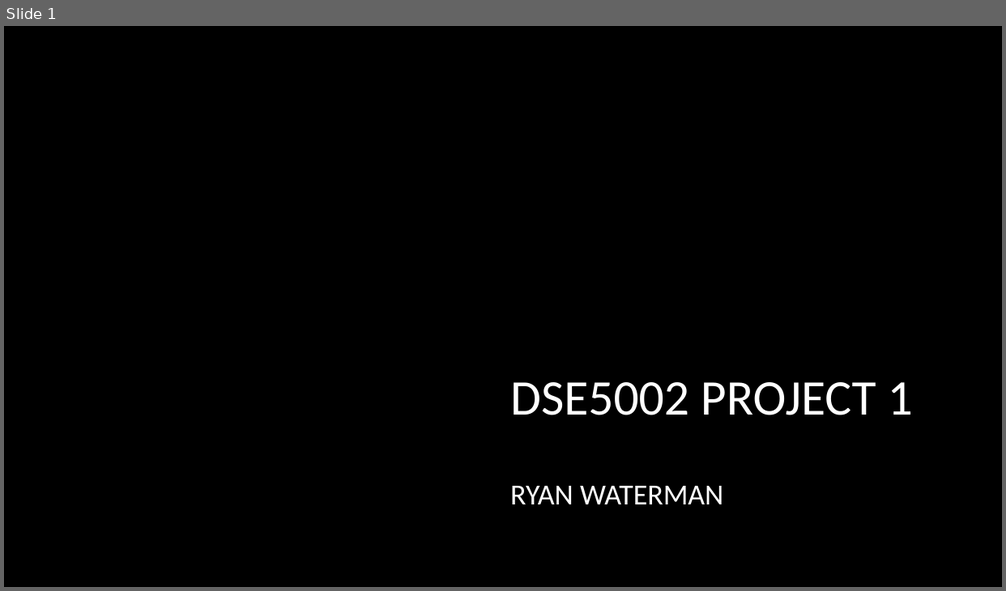
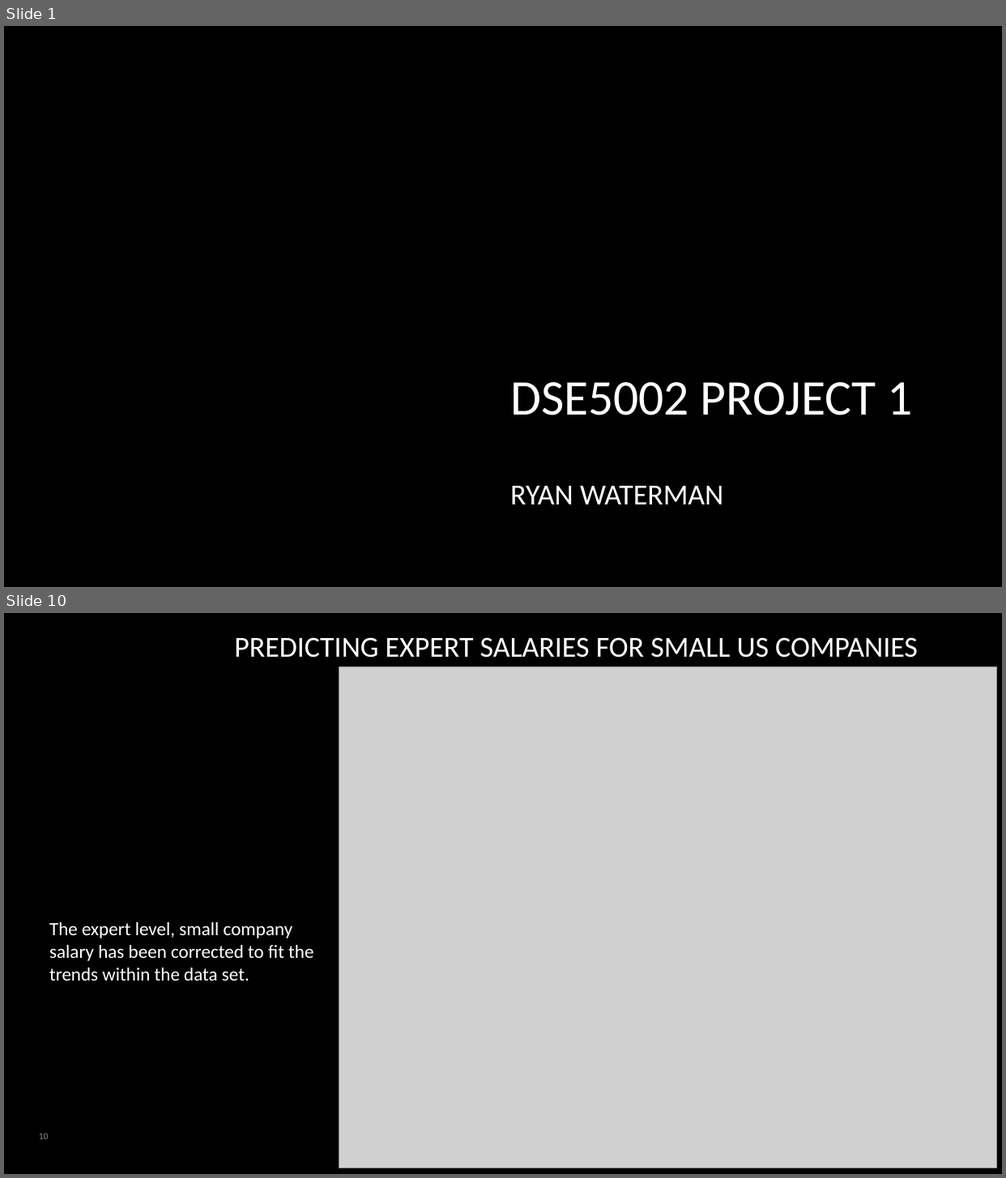
Before and after one commit to rcwaterman/DSE5002_Project_1, a slide deck: Presentation/Project_1_Presentation.pptx. Shown one above the other, each under a label of ours: slide 1 before the commit, slides 1 and 10 after it; the slides between them are not shown. The pictures are 1006x591 and 1006x1178 pixels, drawn with LibreOffice and Linux fonts; fonts in the diff are those of the drawing; grey boxes stand for pictures; background and template pictures are left out. Boxes give left, top, right and bottom in pixels: in the first picture for what was removed or moved away, otherwise in the second. Text is boxed around its words. In the diff, an @@ line names an element or a change of style, - is before the commit and + after.

```diff
--- a/Presentation/Project_1_Presentation.pptx
+++ b/Presentation/Project_1_Presentation.pptx
@@ slide 10 added at [4, 613, 1002, 1174], background #000000 @@
@@ title added at [234, 637, 918, 658], 28 pt, text #FFFFFF @@
+PREDICTING EXPERT SALARIES FOR SMALL US COMPANIES
@@ picture added at [339, 667, 997, 1169] @@
@@ text added at [49, 922, 313, 981], 18 pt, text #FFFFFF @@
+The expert level, small company salary has been corrected to fit the trends within the data set.
@@ page number added at [39, 1133, 49, 1139], 9 pt, text #8C8C8C @@
+10
```
Also in this commit, not shown: 10 other slides added, 1 slide removed, 5 other files.
